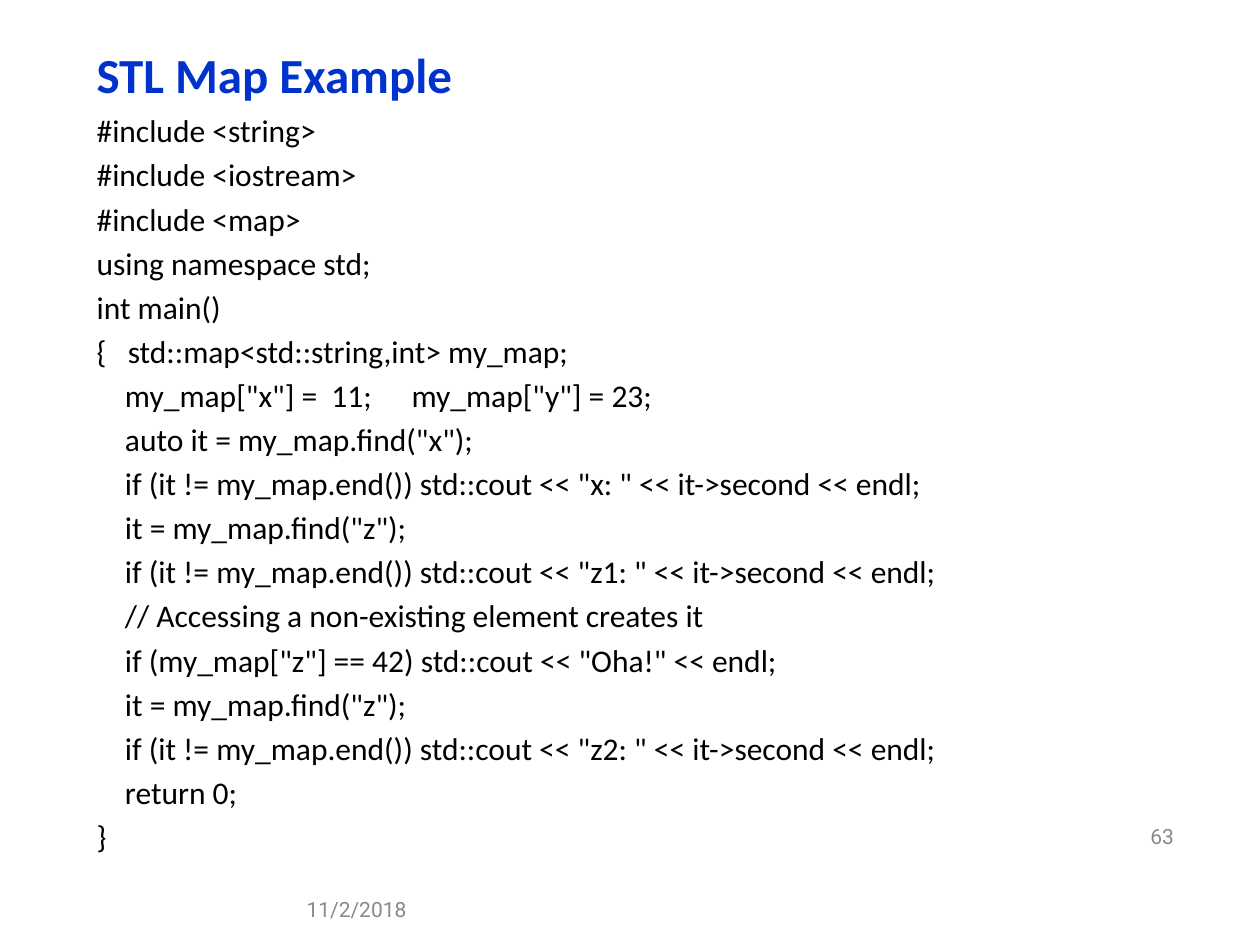
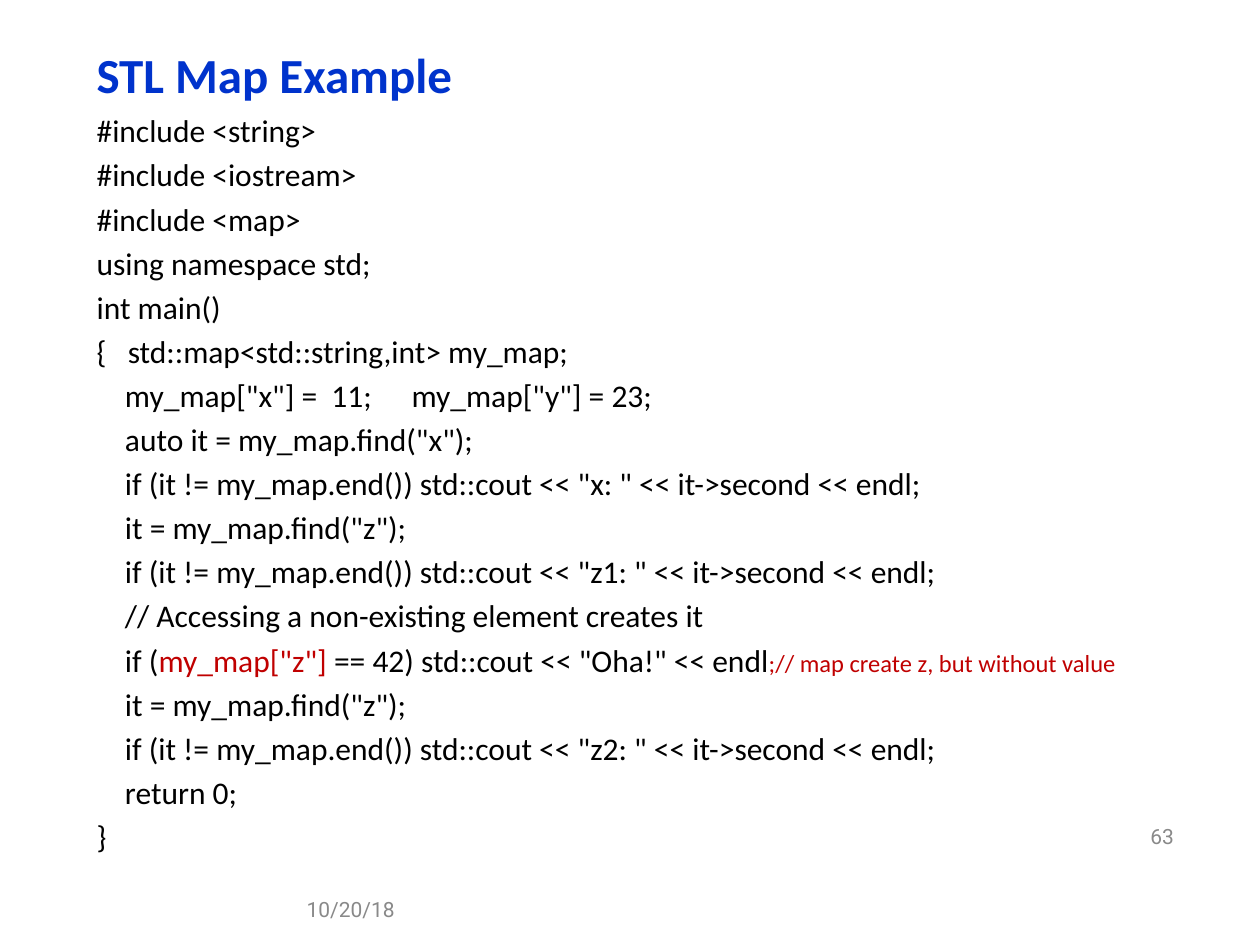
Before and after one commit to gabywang/FRE6883, a slide deck: slide 63 of Slides/Part 2-Financial Applications Using Data Structures, Templates and Design Patterns.pptx. Drawn at 1260x945 pixels with LibreOffice and Linux fonts; fonts in the diff are those of the drawing; background and template pictures are left out. Boxes give left, top, right and bottom in pixels: in the first picture for what was removed or moved away, otherwise in the second. Text is boxed around its words. In the diff, an @@ line names an element or a change of style, - is before the commit and + after.

```diff
--- a/Slides/Part 2-Financial Applications Using Data Structures, Templates and Design Patterns.pptx
+++ b/Slides/Part 2-Financial Applications Using Data Structures, Templates and Design Patterns.pptx
@@ text at (125, 649, 1115, 677): text changed; text colour #000000 to #C00000 @@
-if (my_map["z"] == 42) std::cout << "Oha!" << endl;
+if (my_map["z"] == 42) std::cout << "Oha!" << endl;// map create z, but without value
@@ text at (307, 902, 395, 918): text changed @@
-11/2/2018
+10/20/18
```
Also in this commit, not shown: 57 other slides changed.
